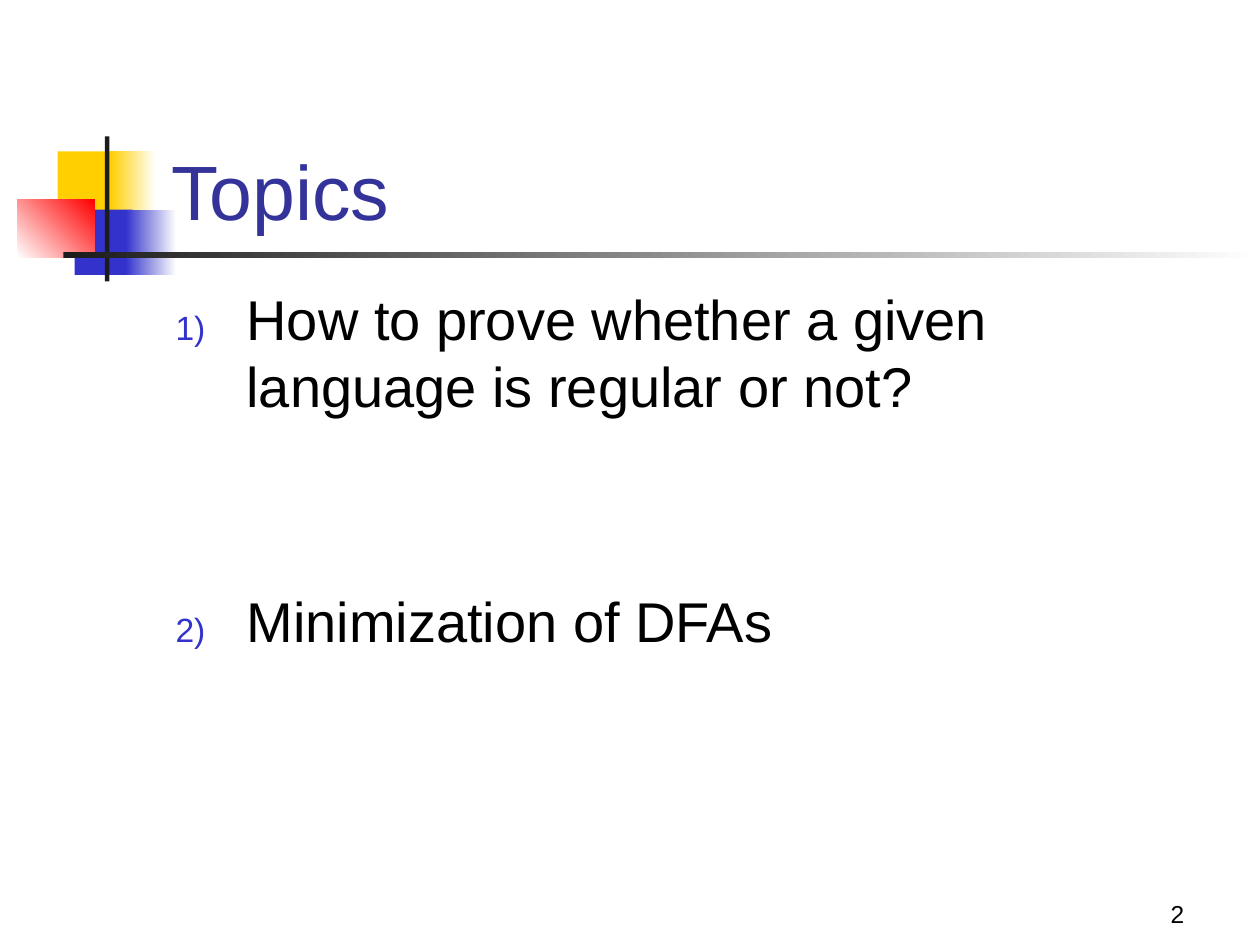
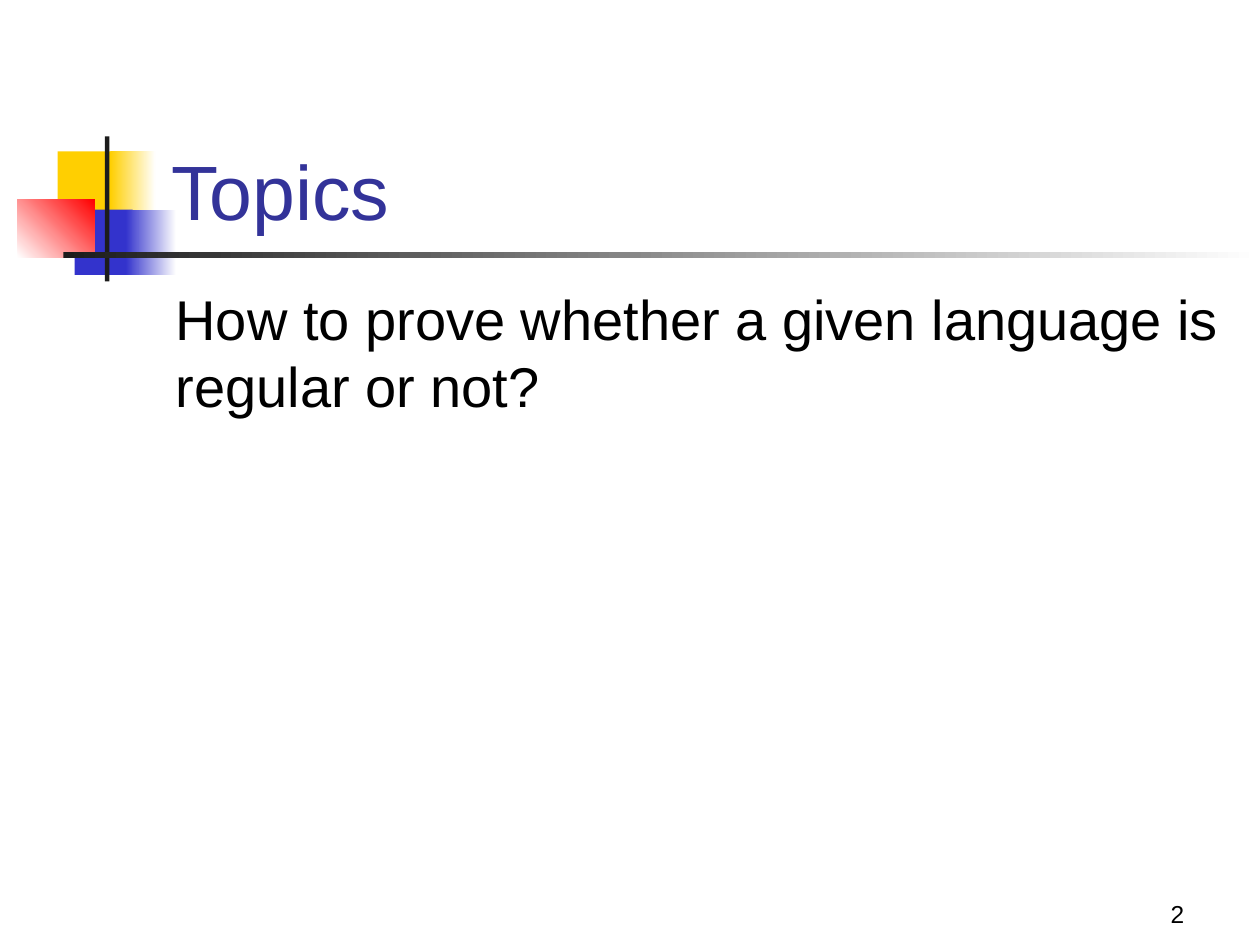
Before and after one commit to Emadalsuwat/emadalsuwat.github.io, a slide deck: slide 2 of Theory/Lecture5.pptx. Drawn at 1260x945 pixels with LibreOffice and Linux fonts; fonts in the diff are those of the drawing. Boxes give left, top, right and bottom in pixels: in the first picture for what was removed or moved away, otherwise in the second. Text is boxed around its words. In the diff, an @@ line names an element or a change of style, - is before the commit and + after.

```diff
--- a/Theory/Lecture5.pptx
+++ b/Theory/Lecture5.pptx
@@ text "How to prove whether a ..." at [176, 299, 1217, 418]: bullet 1) to none @@
@@ text at [246, 601, 772, 643]: paragraph removed @@
-2) Minimization of DFAs
```
Also in this commit, not shown: 2 other files.
